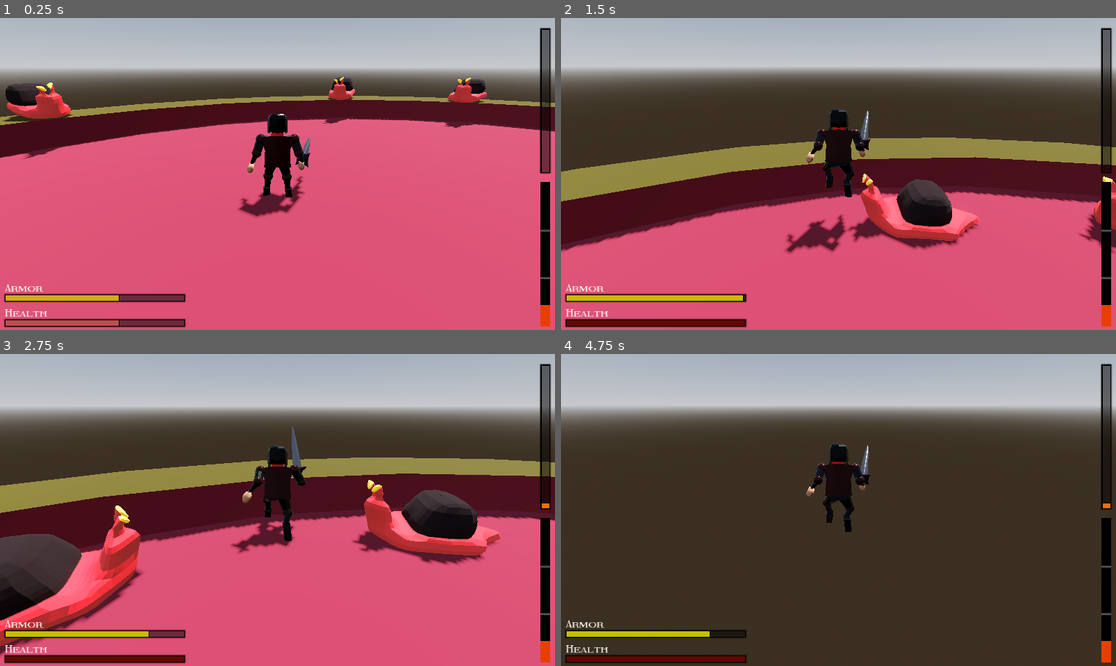
Above: before the commit, frames 1-4 (two rows, left to right).
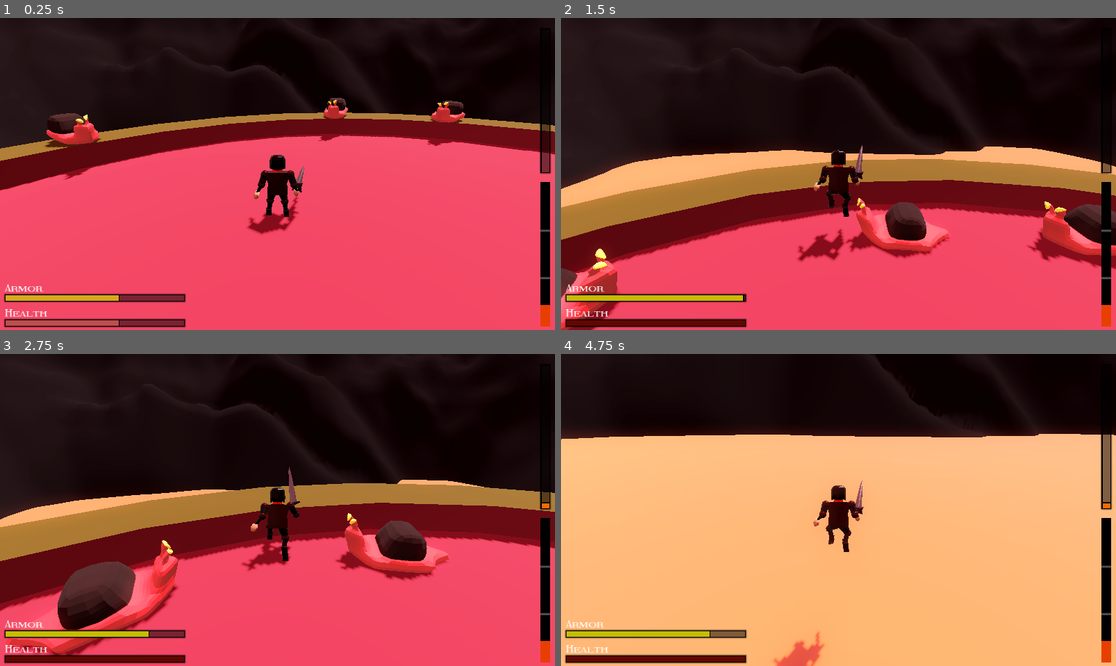
Above: after the commit, the same moments.

Repository: Amandella27/Godot-game-jam-68-forge
Game: Godot game, scene res://Scenes/main.tscn
The game is run twice, just before and just after one commit, with the same random seed, the same clock (stepped at 60 frames per second) and the same inputs.
Inputs (mouse positions are in pixels of both pictures, inside the frame that each line leads up to):
- Up to frame 1 (0.25 s): no input
- Up to frame 2 (1.5 s): move the mouse to (866, 174) at 0.52 s; press the mouse at (866, 174) at 0.53 s; hold W (forward) from 0.53 s (still down); tap Space (jump) at 0.77 s; move the mouse to (810, 174) at 1.27 s; release the mouse at (810, 174) at 1.28 s; tap E (use) at 1.35 s
- Up to frame 3 (2.75 s): keep holding W (forward); tap Space (jump) at 1.52 s; move the mouse to (288, 503) at 2.02 s; press the mouse at (288, 503) at 2.03 s
- Up to frame 4 (4.75 s): keep holding W (forward); move the mouse to (832, 516) at 2.77 s; release the mouse at (832, 516) at 2.78 s; tap E (use) at 2.85, 4.35 s; tap Space (jump) at 3.02, 3.77, 4.52 s; move the mouse to (877, 513) at 3.52 s; press the mouse at (877, 513) at 3.53 s; move the mouse to (794, 506) at 4.27 s; release the mouse at (794, 506) at 4.28 s

The runs differ from the first frame. In frame 1, 44% of the frame differs, in the area x 0-100%, y 0-70%; in frame 2, 71%; in frame 3, 71%; in frame 4, 98%, in the area x 0-100%, y 0-100%.

Commit message:
Added a volcano pit and slightly adjusted camera

Diff:
--- a/Scenes/main.tscn
+++ b/Scenes/main.tscn
@@ -1,12 +1,14 @@
-[gd_scene load_steps=11 format=3 uid="uid://yg5j5j3ftk42"]
+[gd_scene load_steps=12 format=3 uid="uid://yg5j5j3ftk42"]
 
 [ext_resource type="Script" path="res://Scripts/Main.gd" id="1_kc5k5"]
 [ext_resource type="PackedScene" uid="uid://njfod8xarnho" path="res://Scenes/anvil.tscn" id="2_ywpje"]
 [ext_resource type="PackedScene" uid="uid://2nqrxwumdvik" path="res://Scenes/enemyspawner.tscn" id="3_8sp4a"]
+[ext_resource type="PackedScene" uid="uid://bpv254igwn1vd" path="res://Scenes/volcanopit.tscn" id="5_bqjfq"]
 [ext_resource type="PackedScene" uid="uid://docnyp7cxuxsc" path="res://Scenes/UI/hud.tscn" id="5_xun1b"]
 
 [sub_resource type="ProceduralSkyMaterial" id="ProceduralSkyMaterial_ywx2g"]
-sky_horizon_color = Color(0.64625, 0.65575, 0.67075, 1)
+sky_top_color = Color(0.643137, 0.345098, 0.384314, 1)
+sky_horizon_color = Color(0.796078, 0.596078, 0.588235, 1)
 ground_horizon_color = Color(0.64625, 0.65575, 0.67075, 1)
 
 [sub_resource type="Sky" id="Sky_47s0t"]
@@ -77,5 +79,8 @@
 
 [node name="HUD" parent="UIElements" instance=ExtResource("5_xun1b")]
 
+[node name="volcanopit" parent="." instance=ExtResource("5_bqjfq")]
+transform = Transform3D(6, 0, 0, 0, 6, 0, 0, 0, 6, 0, -15.2761, 0)
+
 [connection signal="leftAnvil" from="World/anvil" to="." method="_on_anvil_left_anvil"]
 [connection signal="nearAnvil" from="World/anvil" to="." method="_on_anvil_near_anvil"]
--- a/Scenes/player.tscn
+++ b/Scenes/player.tscn
@@ -659,10 +659,10 @@
 shape = SubResource("CapsuleShape3D_mes1y")
 
 [node name="CameraPivot" type="Node3D" parent="."]
-transform = Transform3D(1, 0, 0, 0, 1, 0, 0, 0, 1, 0, 0, -1.99592)
+transform = Transform3D(1, 0, 0, 0, 1, 0, 0, 0, 1, 0, 0.716536, -1.99592)
 
 [node name="Camera3D" type="Camera3D" parent="CameraPivot"]
-transform = Transform3D(1, 0, 0, 0, 0.885426, 0.46478, 0, -0.46478, 0.885426, 0, 1.92886, 4.96982)
+transform = Transform3D(1, 0, 0, 0, 0.885426, 0.46478, 0, -0.46478, 0.885426, 0, 2.1118, 5.54915)
 
 [node name="HealthComponent" parent="." instance=ExtResource("4_e06ys")]
 max_health = 100
@@ -687,16 +687,16 @@
 transform = Transform3D(-1, 0, -8.74228e-08, 0, 1, 0, 8.74228e-08, 0, -1, 0, 0, 0)
 bones/0/rotation = Quaternion(-0.248614, 0.0140236, 0.0294315, 0.968054)
 bones/0/scale = Vector3(1, 1, 1)
-bones/1/position = Vector3(0.0144987, 0.350844, -0.00270232)
+bones/1/position = Vector3(0.0106296, 0.283175, -0.0400059)
 bones/1/rotation = Quaternion(0.286625, -0.0153368, -0.0281841, 0.957505)
-bones/2/rotation = Quaternion(0.0673752, -8.33069e-05, -0.000685523, 0.997727)
+bones/2/rotation = Quaternion(0.132137, -0.000127725, -0.000678652, 0.991231)
 bones/2/scale = Vector3(1, 1, 1)
-bones/3/rotation = Quaternion(-0.0667779, -0.188414, 0.956669, -0.211722)
+bones/3/rotation = Quaternion(-0.0887149, -0.1843, 0.955377, -0.213114)
 bones/3/scale = Vector3(1, 1, 1)
-bones/4/rotation = Quaternion(0.353537, 0.00703869, 0.034856, 0.934744)
-bones/6/rotation = Quaternion(0.084857, -0.0990438, 0.965923, 0.223569)
+bones/4/rotation = Quaternion(0.336963, 0.00708507, 0.0332219, 0.940905)
+bones/6/rotation = Quaternion(0.105235, -0.093543, 0.964075, 0.225242)
 bones/6/scale = Vector3(1, 1, 1)
-bones/7/rotation = Quaternion(0.300616, -0.00717784, -0.029639, 0.953258)
+bones/7/rotation = Quaternion(0.280294, -0.00722478, -0.0276353, 0.959489)
 bones/8/scale = Vector3(1, 1, 1)
 bones/9/rotation = Quaternion(-0.0589997, -0.194581, 0.977326, -0.0590795)
 bones/10/rotation = Quaternion(-0.204241, 0.00415017, -0.0750367, 0.976032)
@@ -707,18 +707,18 @@
 bones/14/rotation = Quaternion(0.731685, 0.00250492, -0.0255557, 0.681159)
 bones/15/rotation = Quaternion(-0.0168485, 0.563089, 0.825436, -0.0360752)
 bones/15/scale = Vector3(1, 1, 0.999999)
-bones/16/position = Vector3(0.793629, 0.0883186, -0.148919)
+bones/16/position = Vector3(0.793629, 0.00476769, -0.148919)
 bones/17/rotation = Quaternion(-0.143178, 0.692459, -0.692459, 0.143178)
 bones/18/rotation = Quaternion(-0.0617429, 0.704406, 0.704406, -0.0617429)
 bones/19/rotation = Quaternion(0.0434195, 0.621766, 0.78089, 0.041633)
 bones/19/scale = Vector3(1, 1, 1.00001)
-bones/20/position = Vector3(-0.802886, 0.0718991, -0.0350145)
+bones/20/position = Vector3(-0.802886, -0.0116518, -0.0350145)
 bones/20/rotation = Quaternion(0.167142, 0.687069, -0.687069, -0.167142)
 bones/21/rotation = Quaternion(0.143178, 0.692459, -0.692459, -0.143178)
 bones/22/rotation = Quaternion(0.0617429, 0.704406, 0.704406, 0.0617429)
 
 [node name="BoneAttachment3D" type="BoneAttachment3D" parent="dwarf/Armature/Skeleton3D" index="1"]
-transform = Transform3D(-0.973185, -0.149939, -0.174437, 0.0386663, -0.854194, 0.518515, -0.226748, 0.497866, 0.837087, -0.802886, 0.0718982, -0.0350144)
+transform = Transform3D(-0.978255, -0.140843, -0.15225, 0.0495118, -0.871433, 0.48801, -0.201409, 0.46986, 0.859457, -0.802887, -0.0116523, -0.0350145)
 bone_name = "Hand.r"
 bone_idx = 8
 
--- /dev/null
+++ b/Scenes/volcanopit.tscn
@@ -0,0 +1,41 @@
+[gd_scene load_steps=9 format=3 uid="uid://bpv254igwn1vd"]
+
+[ext_resource type="PackedScene" uid="uid://b1quqcmljpvlc" path="res://Assets/volcanopit.glb" id="1_cbl18"]
+
+[sub_resource type="FastNoiseLite" id="FastNoiseLite_j8s6t"]
+frequency = 0.0245
+
+[sub_resource type="NoiseTexture2D" id="NoiseTexture2D_8dpgn"]
+noise = SubResource("FastNoiseLite_j8s6t")
+
+[sub_resource type="FastNoiseLite" id="FastNoiseLite_ekmr7"]
+frequency = 0.0685
+
+[sub_resource type="NoiseTexture2D" id="NoiseTexture2D_mhtx6"]
+noise = SubResource("FastNoiseLite_ekmr7")
+
+[sub_resource type="StandardMaterial3D" id="StandardMaterial3D_1lccb"]
+albedo_color = Color(0.211765, 0.207843, 0.207843, 1)
+albedo_texture = SubResource("NoiseTexture2D_8dpgn")
+metallic_specular = 0.0
+normal_enabled = true
+normal_texture = SubResource("NoiseTexture2D_mhtx6")
+
+[sub_resource type="PlaneMesh" id="PlaneMesh_d27nm"]
+size = Vector2(25, 25)
+
+[sub_resource type="StandardMaterial3D" id="StandardMaterial3D_44dsi"]
+albedo_color = Color(0.721569, 0.254902, 0, 1)
+emission_enabled = true
+emission = Color(0.611765, 0.231373, 0.211765, 1)
+
+[node name="volcanopit" instance=ExtResource("1_cbl18")]
+transform = Transform3D(20, 0, 0, 0, 20, 0, 0, 0, 20, 0, -26.4581, 0)
+
+[node name="Landscape_002" parent="." index="0"]
+transform = Transform3D(20, 0, 0, 0, 20, 0, 0, 0, 20, 0, -13.2064, 0)
+surface_material_override/0 = SubResource("StandardMaterial3D_1lccb")
+
+[node name="MeshInstance3D" type="MeshInstance3D" parent="." index="1"]
+mesh = SubResource("PlaneMesh_d27nm")
+surface_material_override/0 = SubResource("StandardMaterial3D_44dsi")
Binary file added: Assets/volcanopit.glb
Not shown, added: Assets/volcanopit.glb.import
